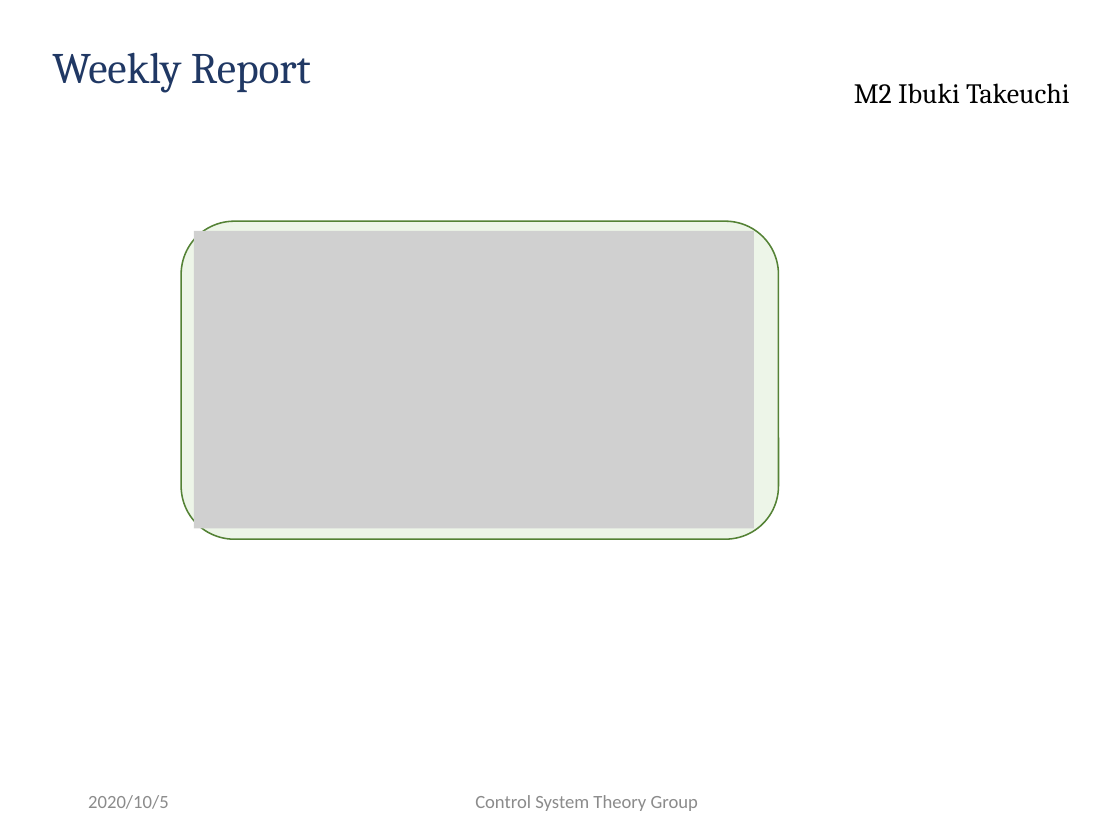
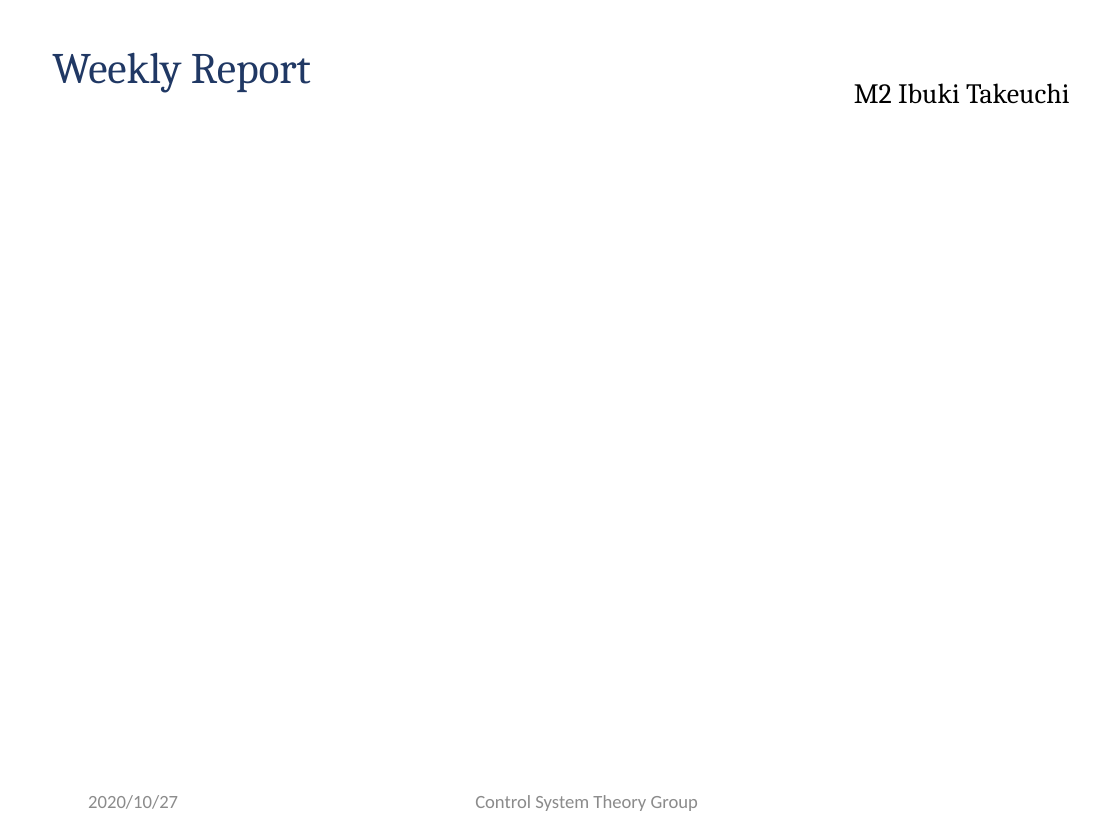
Before and after one commit to ibuki1024/weekly_report, a slide deck: slide 3 of report.pptx (slide 2 before the commit). Drawn at 1120x840 pixels with LibreOffice and Linux fonts; fonts in the diff are those of the drawing; grey boxes stand for pictures; background and template pictures are left out. Boxes give left, top, right and bottom in pixels: in the first picture for what was removed or moved away, otherwise in the second. Text is boxed around its words. In the diff, an @@ line names an element or a change of style, - is before the commit and + after.

```diff
--- a/report.pptx
+++ b/report.pptx
@@ rounded rectangle removed at bbox=[181, 222, 778, 540] @@
@@ picture removed at bbox=[194, 231, 754, 529] @@
@@ text at bbox=[88, 795, 178, 809]: text changed @@
-2020/10/5
+2020/10/27
```
Also in this commit, not shown: 2 other slides changed, 1 slide added, 1 other file.
